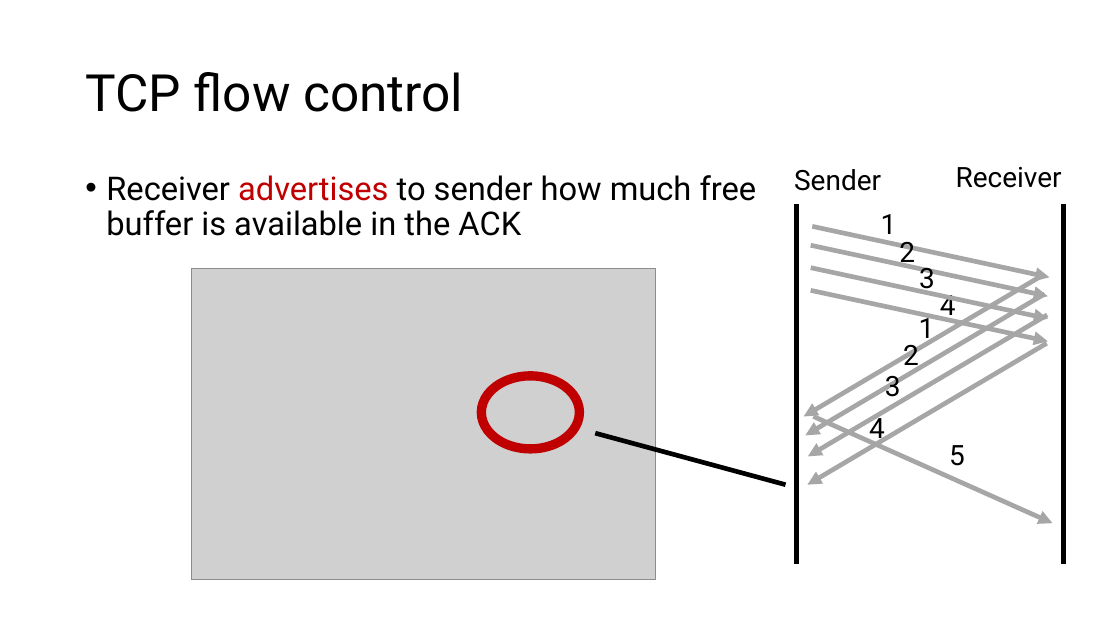
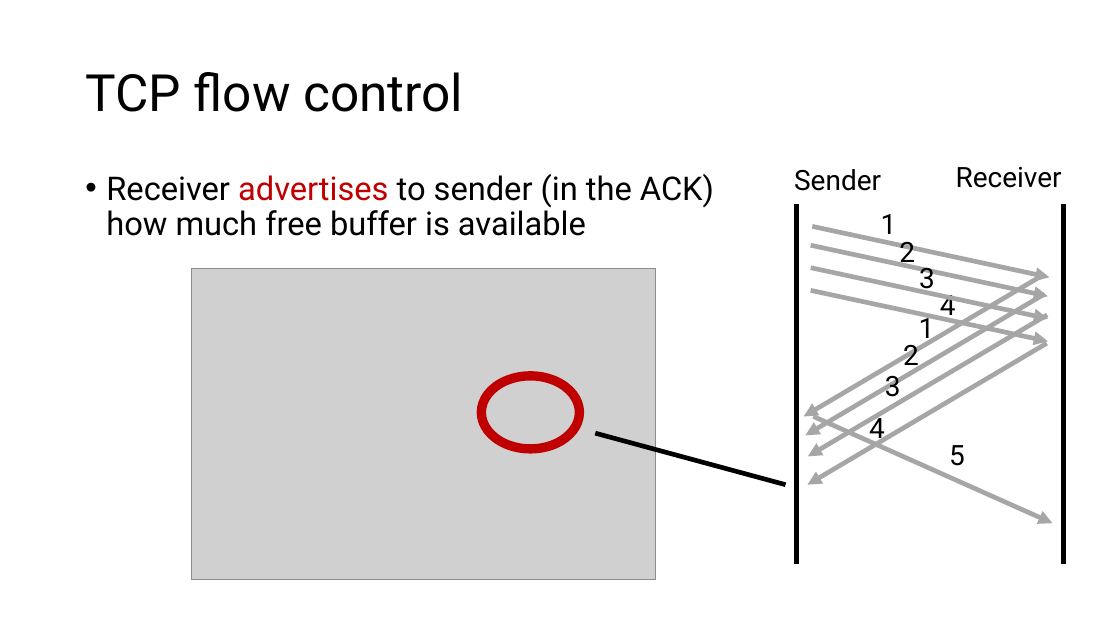
Before and after one commit to ngsrinivas/coursegen, a slide deck: slide 20 of ex/352-S21/staging/352-S21/lectures/transport-tcp-ordering-flow-control-intro-congestion-control.pptx. Drawn at 1120x630 pixels with LibreOffice and Linux fonts; fonts in the diff are those of the drawing; grey boxes stand for pictures. Boxes give left, top, right and bottom in pixels: in the first picture for what was removed or moved away, otherwise in the second. Text is boxed around its words. In the diff, an @@ line names an element or a change of style, - is before the commit and + after.

Commit message:
Initial version of congestion control slides

```diff
--- a/ex/352-S21/staging/352-S21/lectures/transport-tcp-ordering-flow-control-intro-congestion-control.pptx
+++ b/ex/352-S21/staging/352-S21/lectures/transport-tcp-ordering-flow-control-intro-congestion-control.pptx
@@ text at [106,174,714,236]: text changed @@
-• Receiver advertises to sender how much free buffer is available in the ACK
+• Receiver advertises to sender (in the ACK) how much free buffer is available
```
Also in this commit, not shown: 5 other slides changed, 1 slide added, 3 other files.
